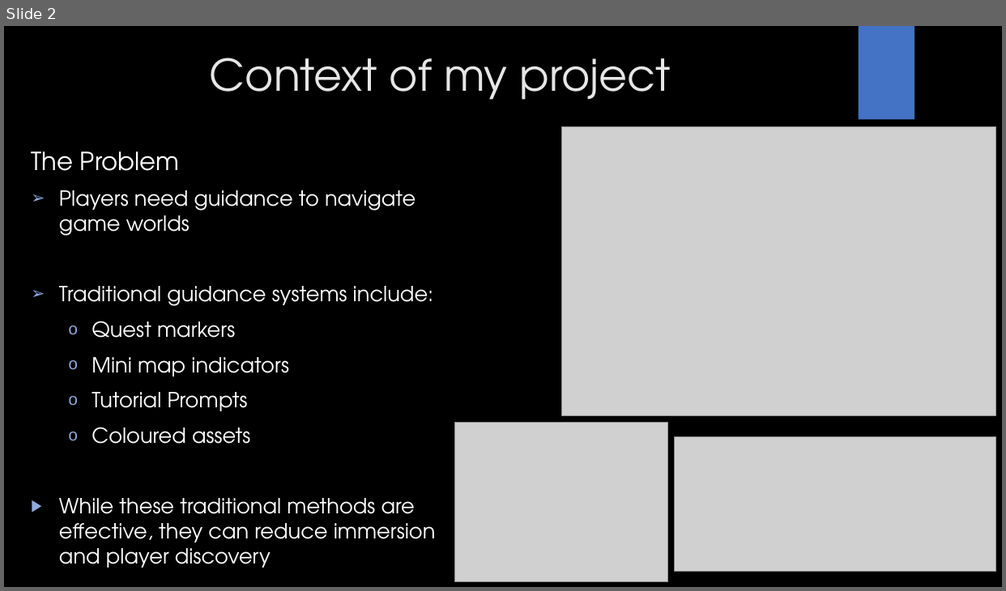
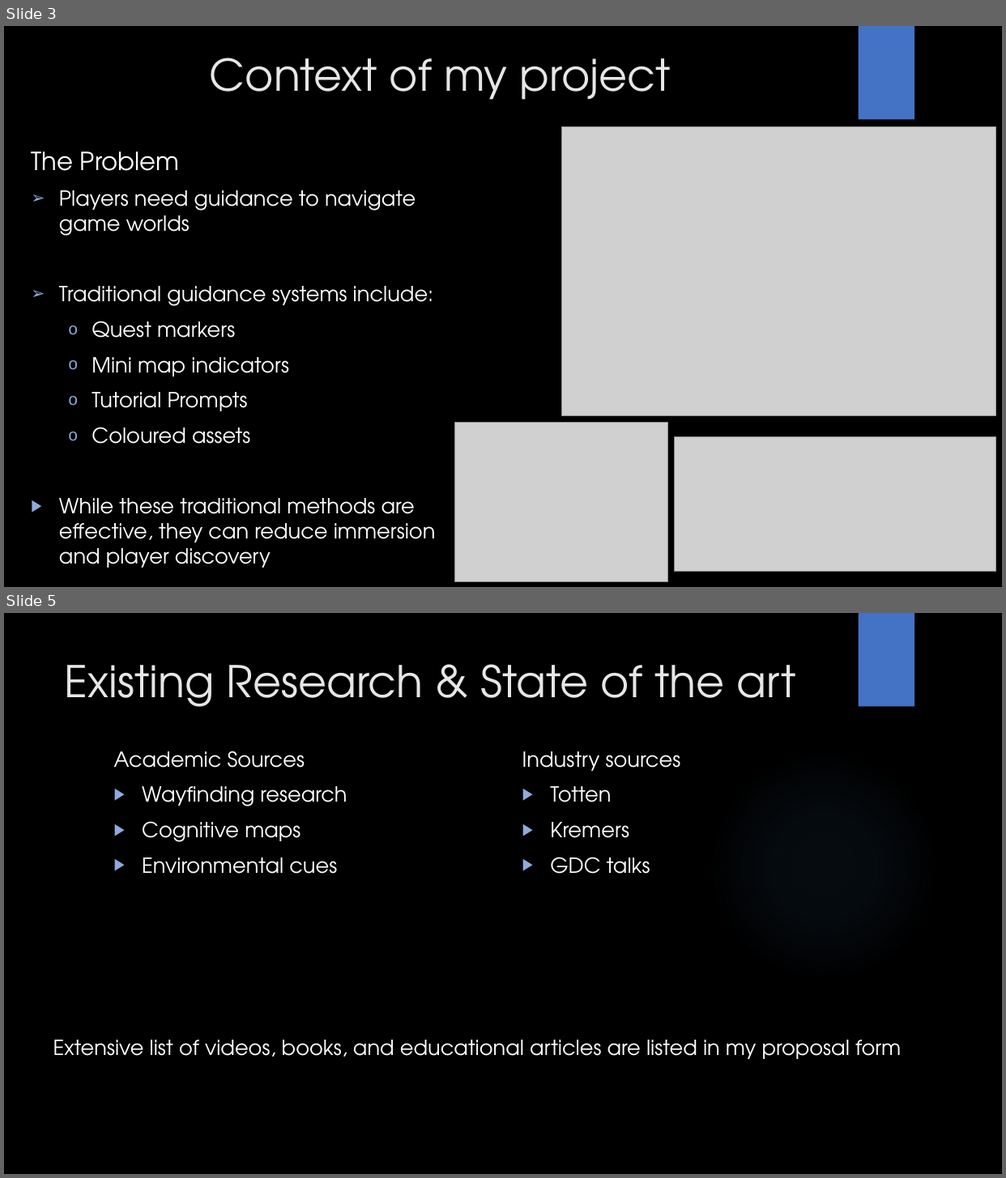
Before and after one commit to Mdot5596/MA-Dissertation, a slide deck: Project Proposal/GAM708 Proposal Presentation.pptx. Shown one above the other, each under a label of ours: slide 2 before the commit, slides 3 and 5 after it; the slides between them are not shown. The pictures are 1006x591 and 1006x1178 pixels, drawn with LibreOffice and Linux fonts; fonts in the diff are those of the drawing; grey boxes stand for pictures; background and template pictures are left out. Boxes give left, top, right and bottom in pixels: in the first picture for what was removed or moved away, otherwise in the second. Text is boxed around its words. In the diff, an @@ line names an element or a change of style, - is before the commit and + after.

Commit message:
Proposal Finished

```diff
--- a/Project Proposal/GAM708 Proposal Presentation.pptx
+++ b/Project Proposal/GAM708 Proposal Presentation.pptx
@@ slide 5 added at <box>4,613,1002,1174</box>, background picture (left out); not listed: 1 template element that a slide beside it also shows @@
@@ title added at <box>65,664,796,707</box>, 42 pt, text #E7E6E6 @@
+Existing Research & State of the art
@@ text added at <box>114,751,347,874</box>, 20 pt, text #FFFFFF @@
+Academic Sources
+▶ Wayfinding research
+▶ Cognitive maps
+▶ Environmental cues
@@ text added at <box>522,752,681,874</box>, 20 pt, text #FFFFFF @@
+Industry sources
+▶ Totten
+▶ Kremers
+▶ GDC talks
@@ ellipse added at <box>709,750,939,981</box>, fill gradient #5B9BD5 @@
@@ text added at <box>53,1040,901,1059</box>, 20 pt, text #FFFFFF @@
+Extensive list of videos, books, and educational articles are listed in my proposal form
@@ what was slide 2 is now slide 3 @@
```
Also in this commit, not shown: 2 slides changed, 4 other slides added, 6 slides removed, 2 other files.
